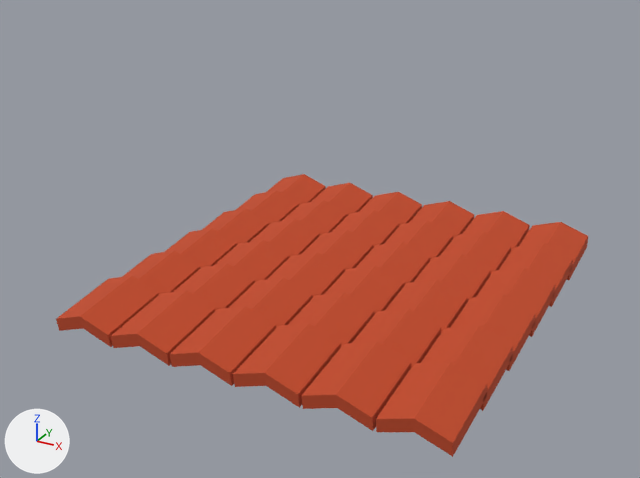
What one commit did to the FBX model Assets/Models/BuildingModules/Wall12.fbx.
Camera for both pictures: a 50 mm camera at (5.79, -3.06, 2.22) aimed at (3.76, 0.63, 0.38). Arrows for +X, +Y and +Z are at lower left; the lights stay in place. Where no turn or scale is listed for an object, it has been applied to the vertices.

Objects in the first picture: 'Roof'.
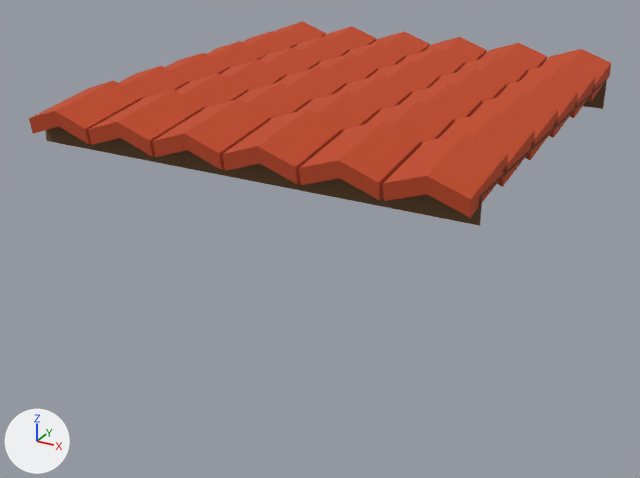
Boxes (x1, y1, x2, y2) around the edits, measured in the pictures (640 x 478 px):
'Roof', reshaped, moved (9% wider, 28% shorter): before (56, 174, 588, 457); after (29, 22, 611, 226)
part 1 of me_cube_108, added (brown): after (45, 80, 607, 226)

Diff of the bpy script that builds the scene:
```diff
--- a/Assets/Models/BuildingModules/Wall12.fbx.py
+++ b/Assets/Models/BuildingModules/Wall12.fbx.py
@@ mat_wood1 @@
+mat_wood1 = principled_material('wood1')
+mat_wood1.base_color = (0.157, 0.0852, 0.0374)  # brown #6e5236
+mat_wood1.roughness = 1.0
@@ me_cube_108 @@
 me_cube_108.from_pydata(...)  # 432 vertices, 360 faces; spans x -1.04..1.04, y -1.1..1.1, z -0.08..0.1
 # used by ob_roof; location = (3.823, 0.796, 0.106)
 # verts and faces of me_cube_108; kept vertices keep their numbers, new ones are numbered from 432
+# me_cube_108 part 1
+verts[432] = (-1.05, -1.0, -0.03)
+verts[433] = (-1.05, 0.97, -0.03)
+verts[434] = (-1.05, -1.0, -0.14)  # pixel (46, 140)
+verts[435] = (-1.05, 0.97, -0.18)
+for new, old in zip([*range(436, 440)], [*range(432, 436)]): verts[new] = verts[old] + (2.1, 0.0, 0.0)
+faces += [(432, 436, 437, 433), (432, 434, 438, 436), (433, 437, 439, 435)]  # mat_wood1 (brown #6e5236)
 me_cube_108.materials.append(mat_brick)
+me_cube_108.materials.append(mat_wood1)  # brown #6e5236
@@ ob_roof @@
 ob_roof = bpy.data.objects.new('Roof', me_cube_108)
-ob_roof.location = (3.823, 0.796, 0.106)
+ob_roof.location = (3.823, 0.796, 1.124)
```
